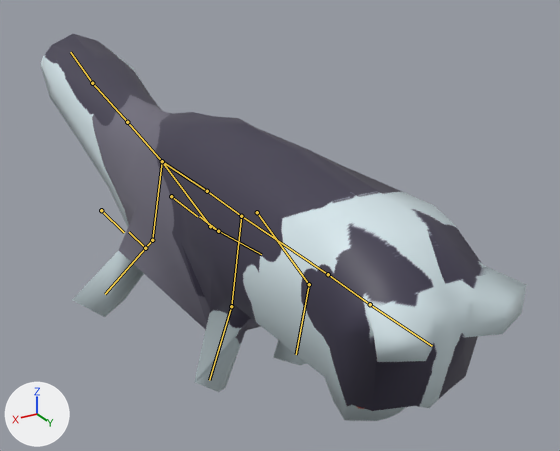
What one commit did to the Blender file Assets/Characters/ferret.blend.
Before and after are seen from a 50 mm camera at (6.76, 11.44, 8.7) aimed at (-1.6, -2.49, 1.74). Every picture has the same lights, and +X, +Y and +Z are marked at lower left. Both versions are drawn at frame 0 of the action 'Walk'; the numbers are the values there. The bones that bend it are drawn over the model as lines.

The first picture shows 'Character'.
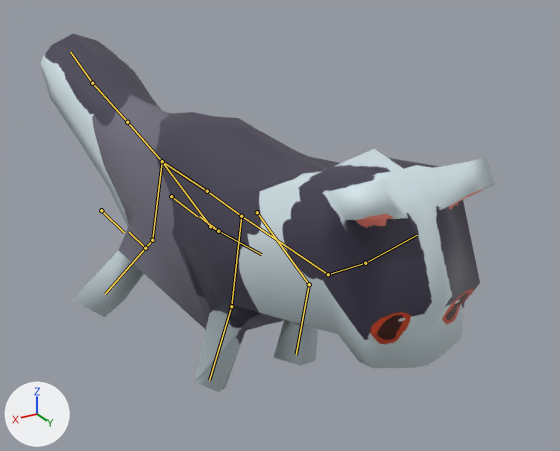
The change in detail:
Bone 'Spine7' (bone_spine7) turns from (-1, 0, 5) to (0, -3, -32) degrees about its own x, y and z.

Pixel boxes (x1, y1, x2, y2) of what changed, in the pictures (560 x 451 px):
'Character', posed (7% narrower, 7% shorter)
    before: (41, 34, 527, 421)
    after: (41, 34, 494, 392)
bone 'Spine7', root to tip
    before: (328, 274) to (370, 304)
    after: (328, 274) to (365, 263)
